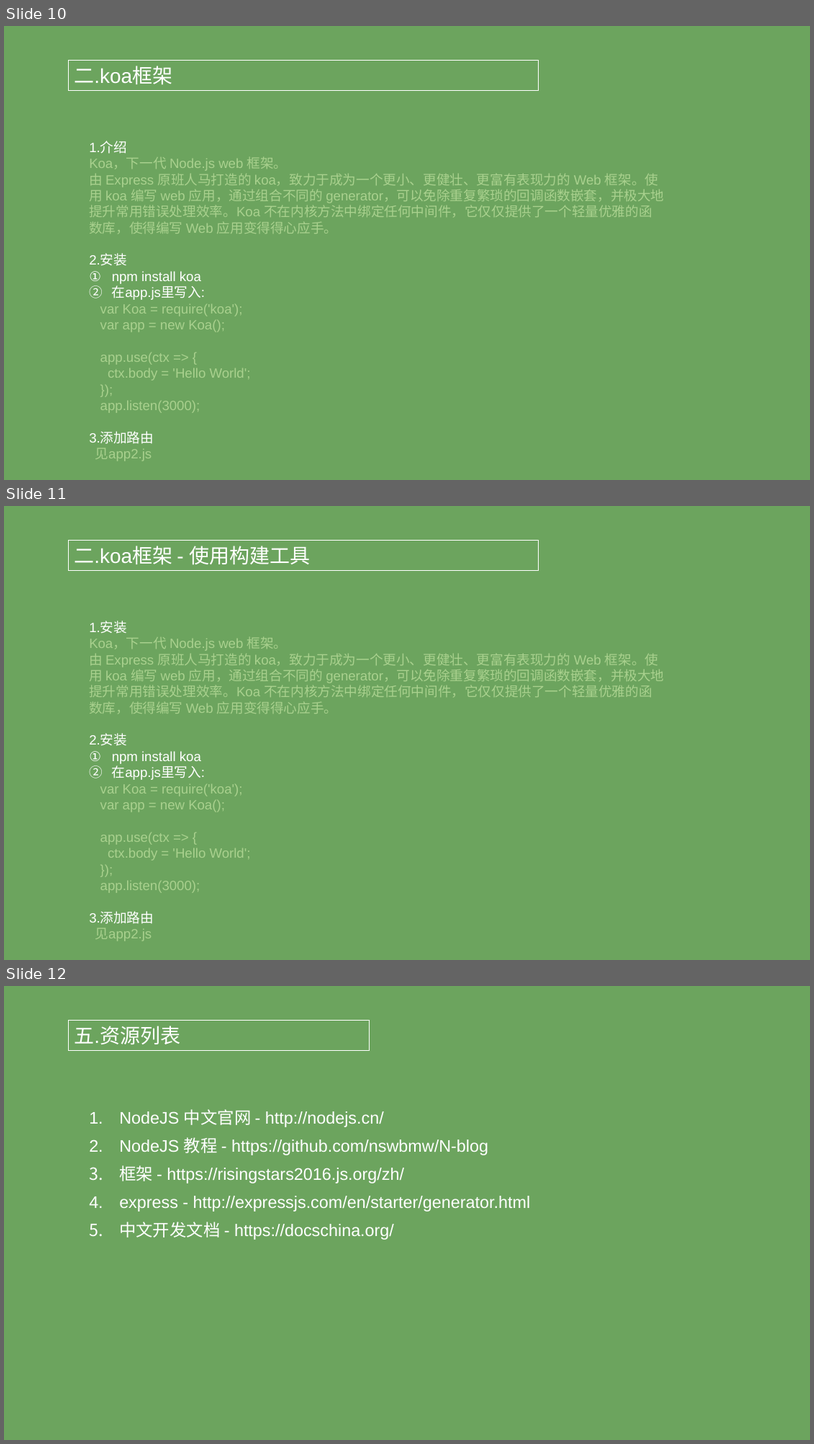
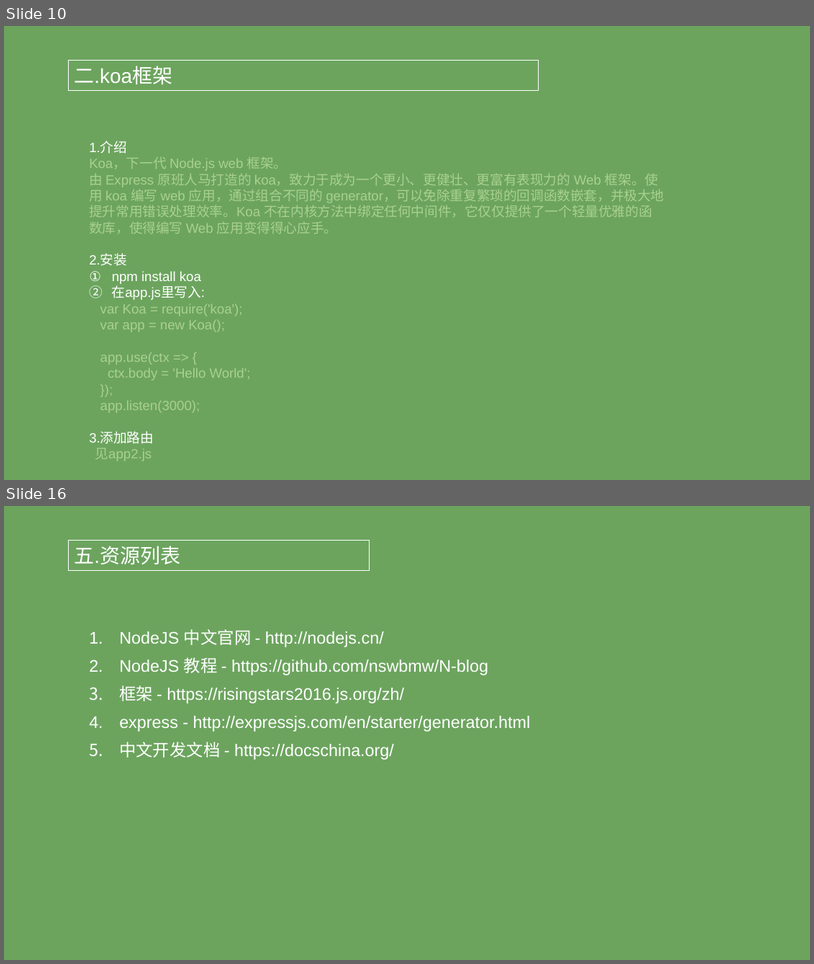
Before and after one commit to XiaoMuCOOL/share, a slide deck: 分享会/1.NodeJS分享/NodeJS之Koa分享.pptx. Shown one above the other, each under a label of ours: slides 10, 11 and 12 before the commit, slides 10 and 16 after it; the slides between them are not shown. The pictures are 814x1444 and 814x964 pixels, drawn with LibreOffice and Linux fonts; fonts in the diff are those of the drawing. Boxes give left, top, right and bottom in pixels: in the first picture for what was removed or moved away, otherwise in the second. Text is boxed around its words. In the diff, an @@ line names an element or a change of style, - is before the commit and + after.

```diff
--- a/分享会/1.NodeJS分享/NodeJS之Koa分享.pptx
+++ b/分享会/1.NodeJS分享/NodeJS之Koa分享.pptx
@@ slide 11 removed at <box>4,506,810,960</box>, background #6CA45E @@
@@ rectangle removed at <box>68,540,539,570</box> @@
-二.koa框架 - 使用构建工具
@@ text removed at <box>89,621,664,941</box> @@
-1.安装
-Koa，下一代 Node.js web 框架。
-由 Express 原班人马打造的 koa，致力于成为一个更小、更健壮、更富有表现力的 Web 框架。使用 koa 编写 web 应用，通过组合不同的 generator，可以免除重复繁琐的回调函数嵌套，并极大地提升常用错误处理效率。Koa 不在内核方法中绑定任何中间件，它仅仅提供了一个轻量优雅的函数库，使得编写 Web 应用变得得心应手。
-2.安装
-1. npm install koa
-2. 在app.js里写入:
-var Koa = require('koa');
-var app = new Koa();
-app.use(ctx => {
-ctx.body = 'Hello World';
-});
-app.listen(3000);
-3.添加路由
-见app2.js
@@ what was slide 12 is now slide 16 @@
```
Also in this commit, not shown: 5 slides added, 5 other files.
